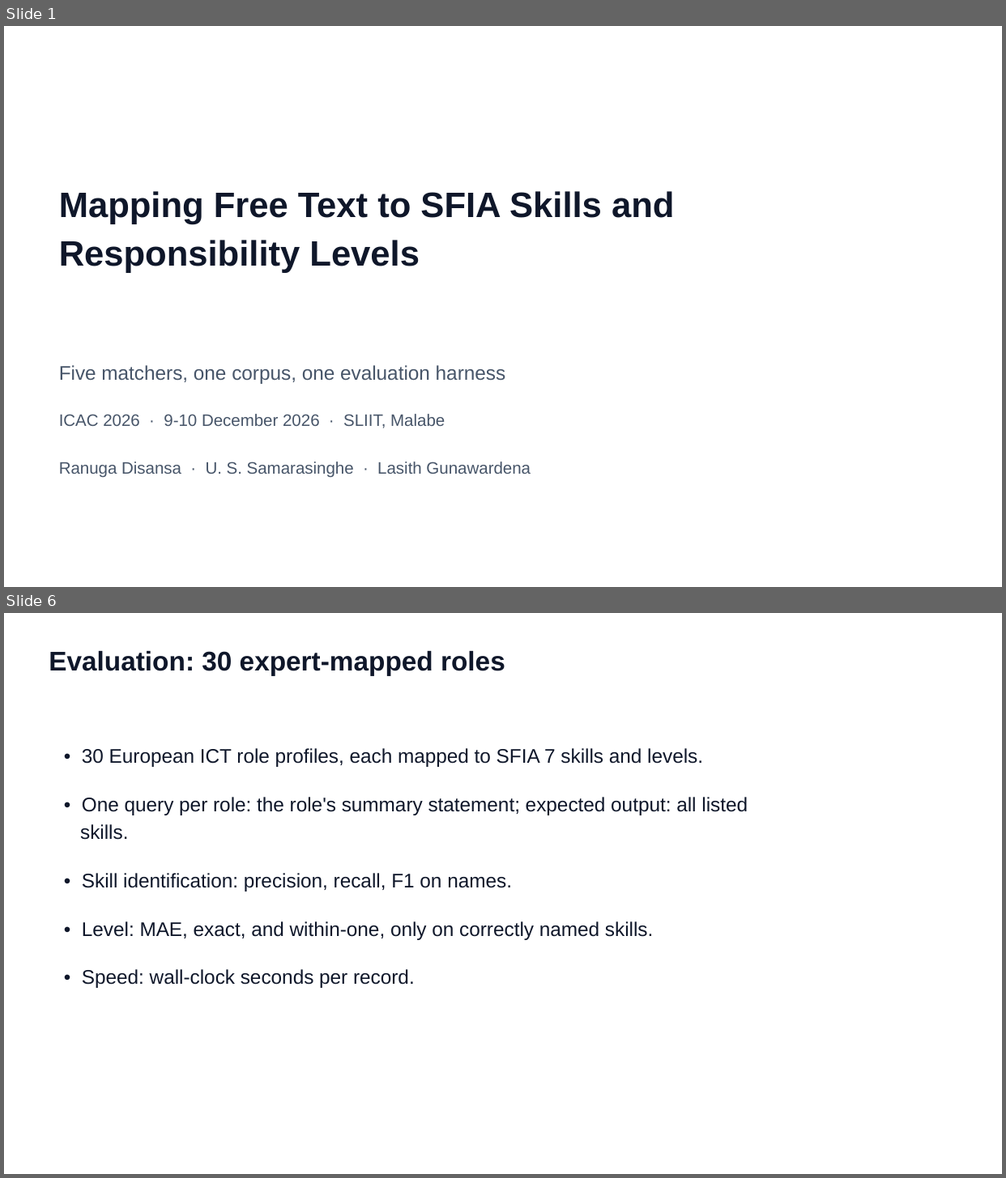
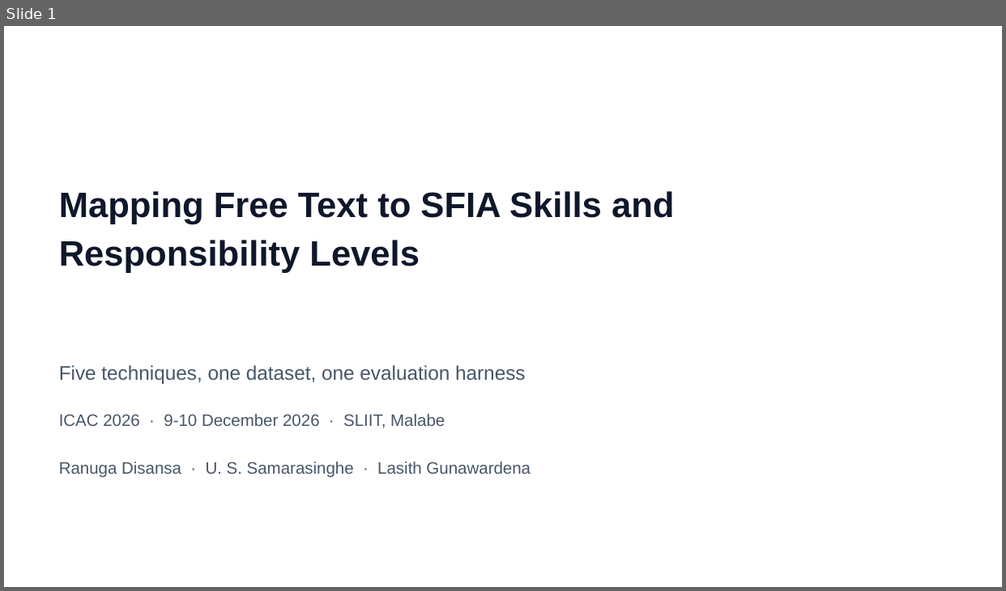
Before and after one commit to prdai/sfia-structured-skill-extraction, a slide deck: talk/deck/sfia-icac-2026.pptx. Shown one above the other, each under a label of ours: slides 1 and 6 before the commit, slide 1 after it; the slides between them are not shown. The pictures are 1006x1178 and 1006x591 pixels, drawn with LibreOffice and Linux fonts; fonts in the diff are those of the drawing. Boxes give left, top, right and bottom in pixels: in the first picture for what was removed or moved away, otherwise in the second. Text is boxed around its words. In the diff, an @@ line names an element or a change of style, - is before the commit and + after.

```diff
--- a/talk/deck/sfia-icac-2026.pptx
+++ b/talk/deck/sfia-icac-2026.pptx
@@ slide 6 removed at <box>4,613,1002,1174</box>, background #FFFFFF @@
@@ text removed at <box>49,650,505,675</box> @@
-Evaluation: 30 expert-mapped roles
@@ text removed at <box>82,748,703,767</box> @@
-• 30 European ICT role profiles, each mapped to SFIA 7 skills and levels.
@@ text removed at <box>80,797,748,840</box> @@
-• One query per role: the role's summary statement; expected output: all listed
-skills.
@@ text removed at <box>82,873,512,892</box> @@
-• Skill identification: precision, recall, F1 on names.
@@ text removed at <box>82,922,653,940</box> @@
-• Level: MAE, exact, and within-one, only on correctly named skills.
@@ text removed at <box>82,969,415,988</box> @@
-• Speed: wall-clock seconds per record.
@@ slide 1 changed as well @@
@@ text at <box>59,365,526,384</box>: text changed @@
-Five matchers, one corpus, one evaluation harness
+Five techniques, one dataset, one evaluation harness
```
Also in this commit, not shown: 1 other slide changed, 10 slides added, 15 other slides removed, 5 other files.
